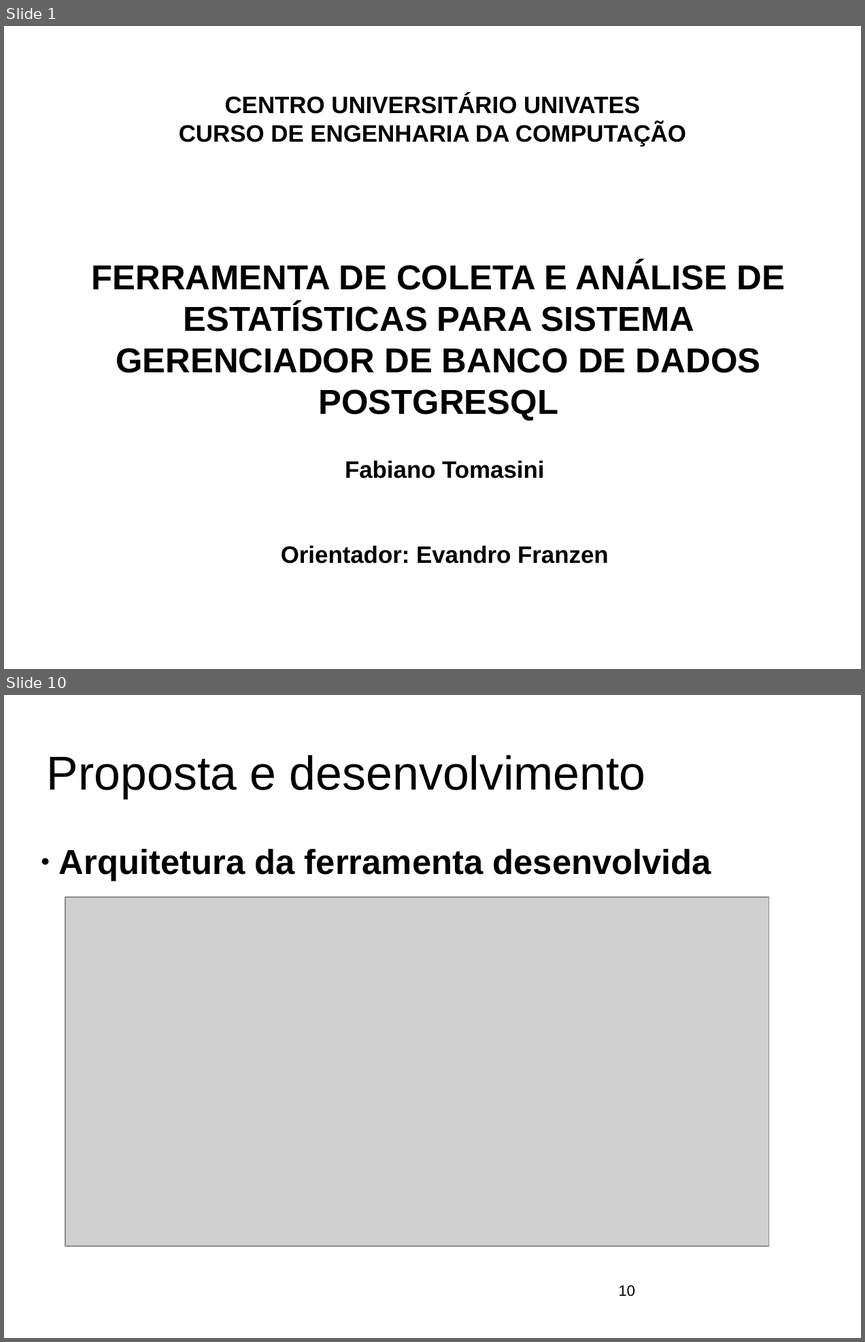
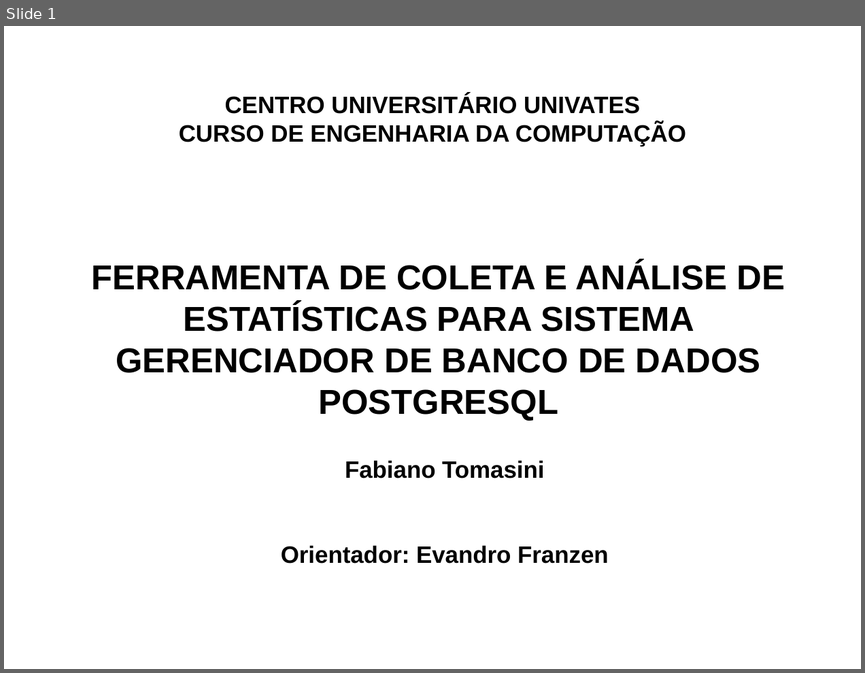
Before and after one commit to ftomasini/smdb, a slide deck: Documentos/FTOMASINI/FINAL/APRESENTACAO.odp. Shown one above the other, each under a label of ours: slides 1 and 10 before the commit, slide 1 after it; the slides between them are not shown. The pictures are 865x1342 and 865x673 pixels, drawn with LibreOffice and Linux fonts; fonts in the diff are those of the drawing; grey boxes stand for pictures; background and template pictures are left out. Boxes give left, top, right and bottom in pixels: in the first picture for what was removed or moved away, otherwise in the second. Text is boxed around its words. In the diff, an @@ line names an element or a change of style, - is before the commit and + after.

```diff
--- a/Documentos/FTOMASINI/FINAL/APRESENTACAO.odp
+++ b/Documentos/FTOMASINI/FINAL/APRESENTACAO.odp
@@ slide 10 removed at bbox=[4, 695, 861, 1338], background picture (left out) @@
@@ title removed at bbox=[47, 755, 646, 799] @@
-Proposta e desenvolvimento
@@ text removed at bbox=[59, 849, 712, 881] @@
-● Arquitetura da ferramenta desenvolvida
@@ picture removed at bbox=[65, 897, 770, 1246] @@
@@ page number removed at bbox=[618, 1285, 635, 1296] @@
-10
```
Also in this commit, not shown: 13 slides changed, 12 slides added, 11 other slides removed, 3 other files.
